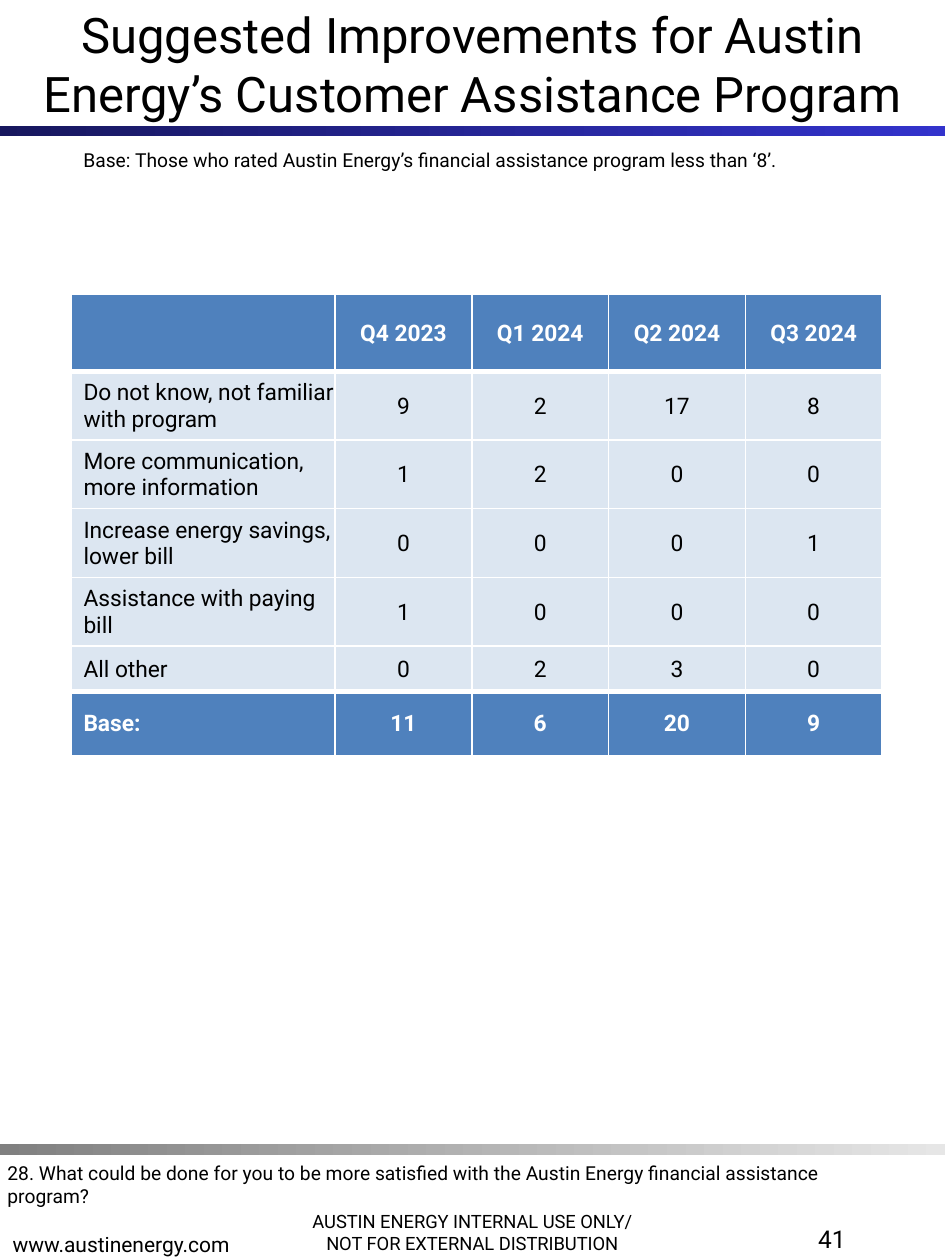
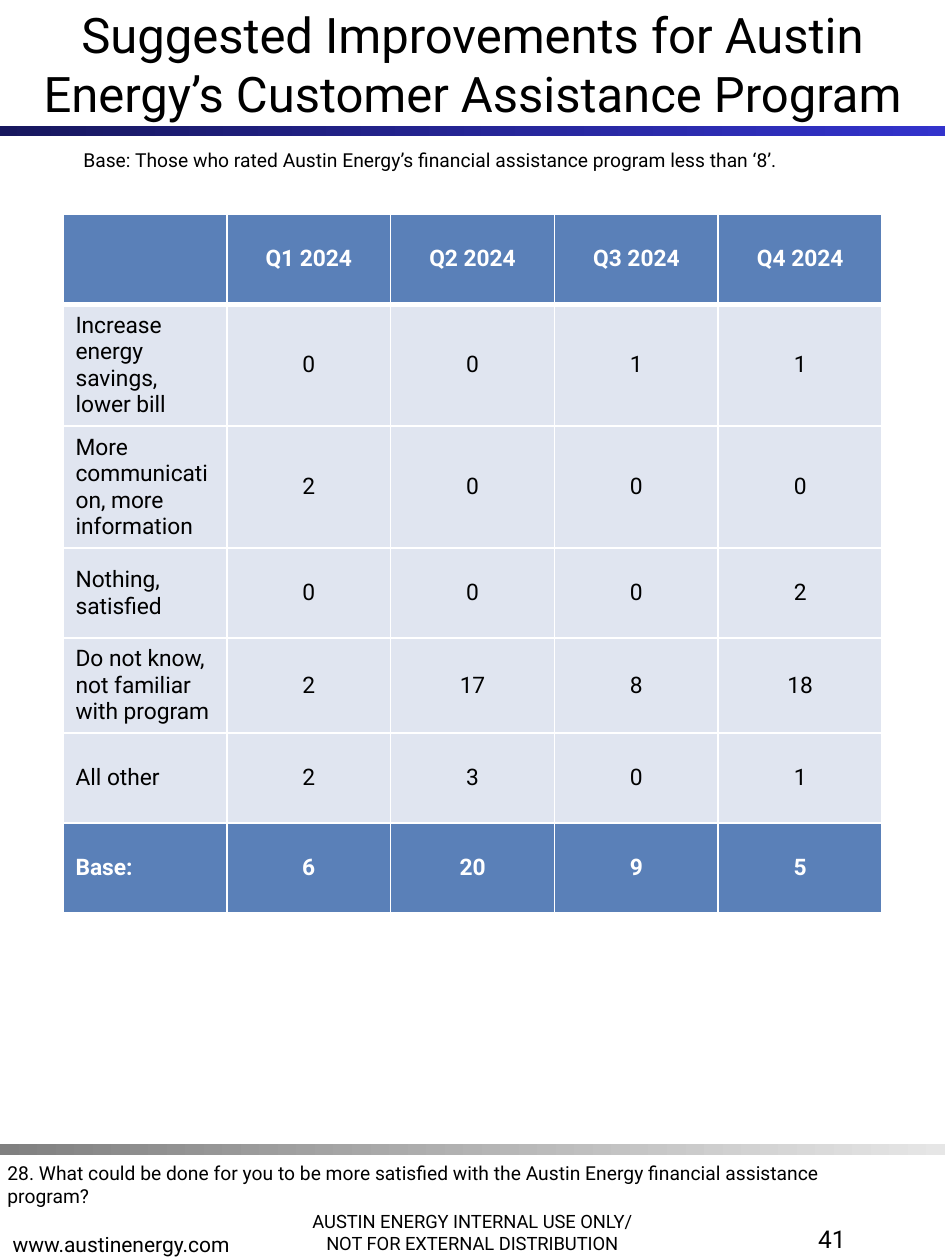
Before and after one commit to jellohead/AE_LIW_automation, a slide deck: slide 41 of src/AE_LIW_automation/output/AE_LIW_updated.pptx. Drawn at 945x1260 pixels with LibreOffice and Linux fonts; fonts in the diff are those of the drawing; background and template pictures are left out. Boxes give left, top, right and bottom in pixels: in the first picture for what was removed or moved away, otherwise in the second. Text is boxed around its words. In the diff, an @@ line names an element or a change of style, - is before the commit and + after.

```diff
--- a/src/AE_LIW_automation/output/AE_LIW_updated.pptx
+++ b/src/AE_LIW_automation/output/AE_LIW_updated.pptx
@@ table at (x1=63, y1=214, x2=882, y2=879) @@
-row 1:  | Q4 2023 | Q1 2024 | Q2 2024 | Q3 2024
+row 1:  | Q1 2024 | Q2 2024 | Q3 2024 | Q4 2024
-row 2: Do not know, not familiar with program | 9 | 2 | 17 | 8
+row 2: Increase energy savings, lower bill | 0 | 0 | 1 | 1
-row 3, column 2: 1
+row 3, column 2: 2
-row 3, column 3: 2
+row 3, column 3: 0
-row 4, column 1: Increase energy savings, lower bill
+row 4, column 1: Nothing, satisfied
-row 4, column 5: 1
+row 4, column 5: 2
-row 5: Assistance with paying bill | 1 | 0 | 0 | 0
+row 5: Do not know, not familiar with program | 2 | 17 | 8 | 18
-row 6: All other | 0 | 2 | 3 | 0
+row 6: All other | 2 | 3 | 0 | 1
-row 7: Base: | 11 | 6 | 20 | 9
+row 7: Base: | 6 | 20 | 9 | 5
@@ fill #4F81BD to #5A80B8 in 10 cells @@
@@ fill #DCE6F1 to #E0E5F0 in 25 cells @@
@@ borders changed @@
@@ table resized from (x1=71, y1=294, x2=883, y2=755) to (x1=63, y1=214, x2=882, y2=879) @@
```
Also in this commit, not shown: 4 other files.
